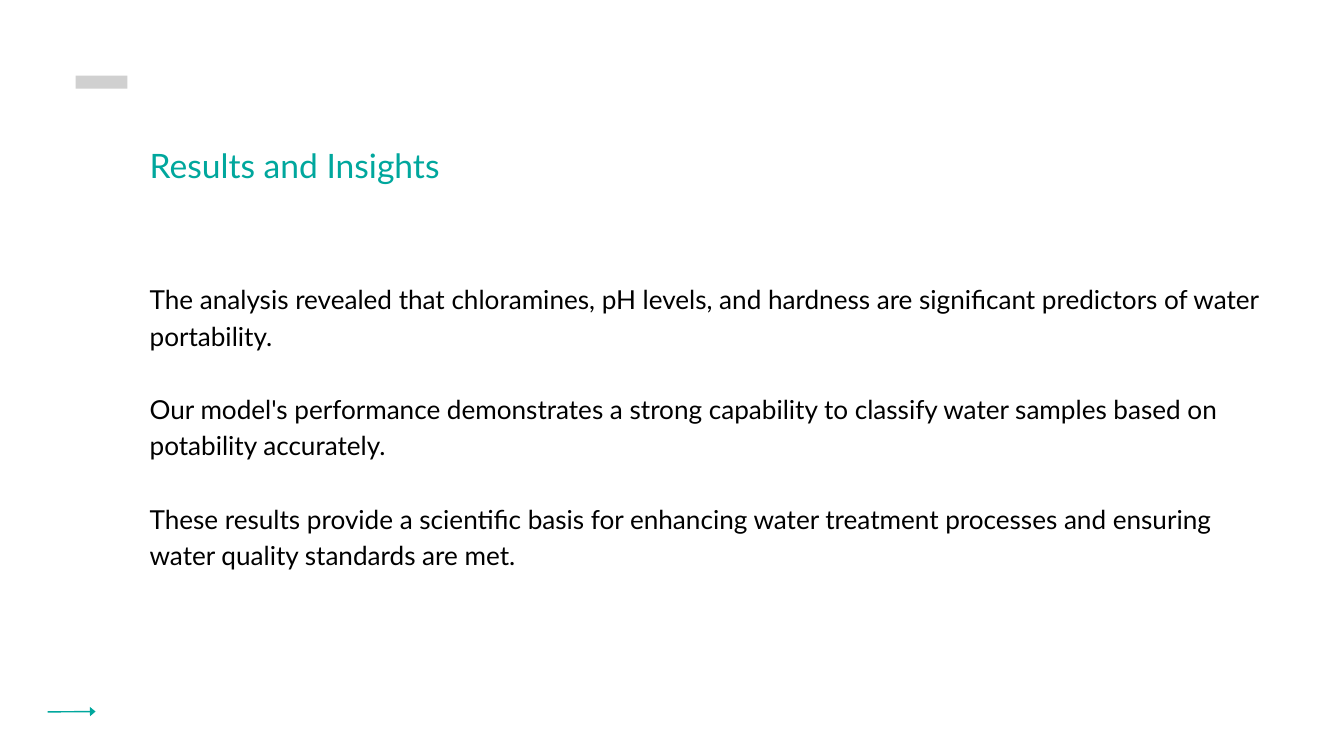
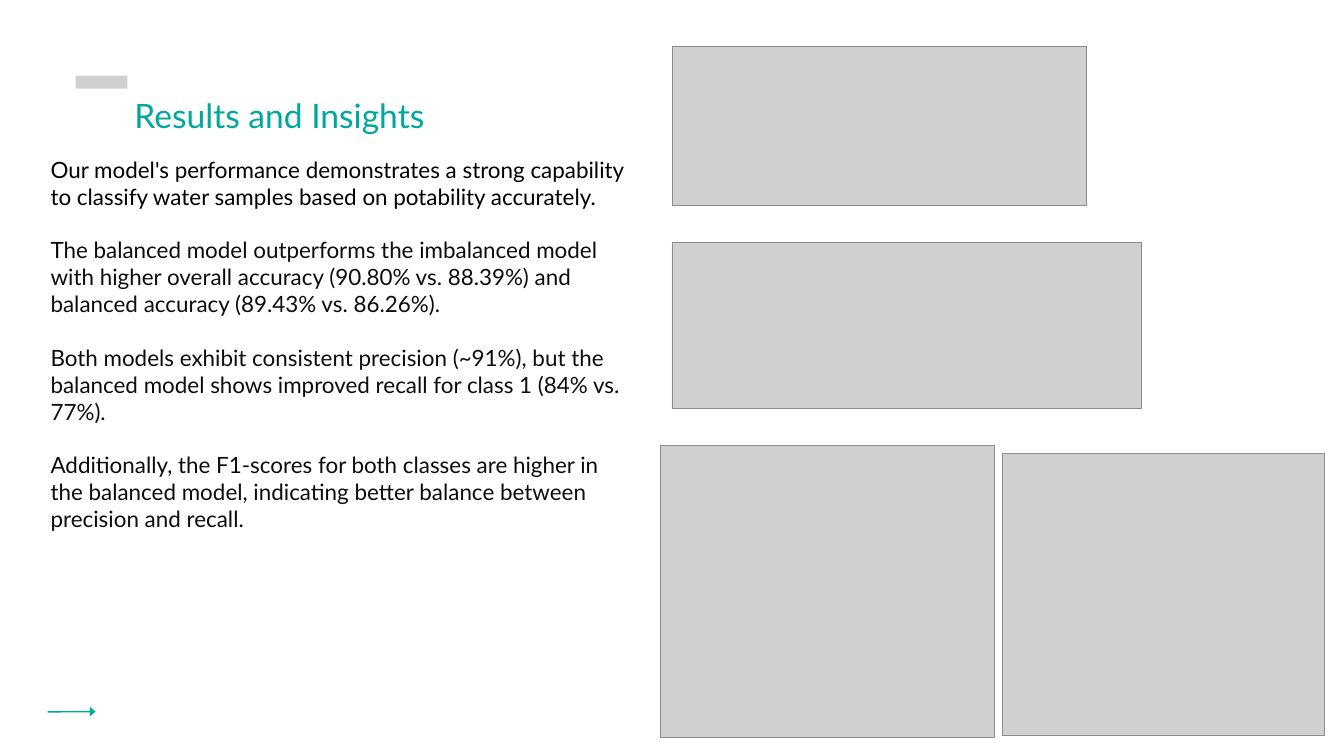
Before and after one commit to ERAA1997/Project-4-UoB, a slide deck: slide 9 of Project 4 Presentation.pptx (slide 10 before the commit). Drawn at 1344x756 pixels with LibreOffice and Linux fonts; fonts in the diff are those of the drawing; grey boxes stand for pictures. Boxes give left, top, right and bottom in pixels: in the first picture for what was removed or moved away, otherwise in the second. Text is boxed around its words. In the diff, an @@ line names an element or a change of style, - is before the commit and + after.

```diff
--- a/Project 4 Presentation.pptx
+++ b/Project 4 Presentation.pptx
@@ picture added at bbox=[672, 46, 1087, 206] @@
@@ text "Results and Insights": place and size @@
-text "Results and Insights" at bbox=[150, 153, 440, 184]
+text "Results and Insights" at bbox=[134, 103, 424, 134]
@@ text "Our model's performance demonstrates a ...": place and size @@
-text "Our model's performance demonstrates a ..." at bbox=[150, 289, 1259, 570]
+text "Our model's performance demonstrates a ..." at bbox=[51, 161, 625, 531]
@@ text at bbox=[51, 161, 625, 209]: size 28 to 24 pt in "Our model's performance demonstrates a strong capability ..."; line spacing 39.2pt to 1 @@
@@ text at bbox=[51, 241, 619, 531]: text changed; size 28 to 24 pt; text colour #000000 to #0D0D0D @@
-These results provide a scientific basis for enhancing water treatment processes and ensuring water quality standards are met.
+The balanced model outperforms the imbalanced model with higher overall accuracy (90.80% vs. 88.39%) and balanced accuracy (89.43% vs. 86.26%).
+Both models exhibit consistent precision (~91%), but the balanced model shows improved recall for class 1 (84% vs. 77%).
+Additionally, the F1-scores for both classes are higher in the balanced model, indicating better balance between precision and recall.
@@ picture added at bbox=[672, 243, 1141, 408] @@
@@ text at bbox=[150, 289, 1259, 350]: paragraph removed @@
-The analysis revealed that chloramines, pH levels, and hardness are significant predictors of water portability.
@@ picture added at bbox=[661, 445, 995, 737] @@
@@ picture added at bbox=[1003, 454, 1325, 734] @@
```
Also in this commit, not shown: 8 other slides changed, 2 slides removed.
